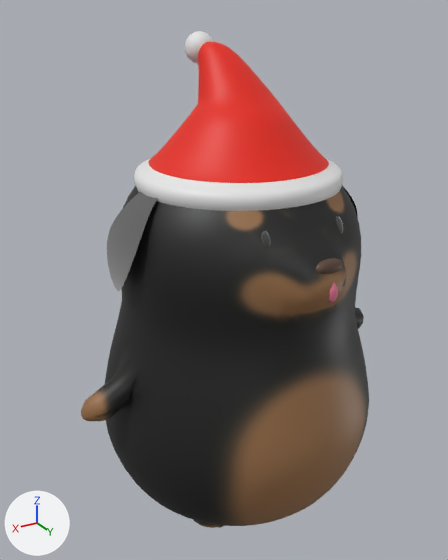
The glTF model assets/thirddog.gltf: old version first, new version second.
Before and after are seen from a 50 mm camera at (0.688, 1.085, 1.065) aimed at (0.004, -0.055, 0.495). Lighting does not change. The marker at lower left points along +X, +Y and +Z. Vertices at the same position are counted once.
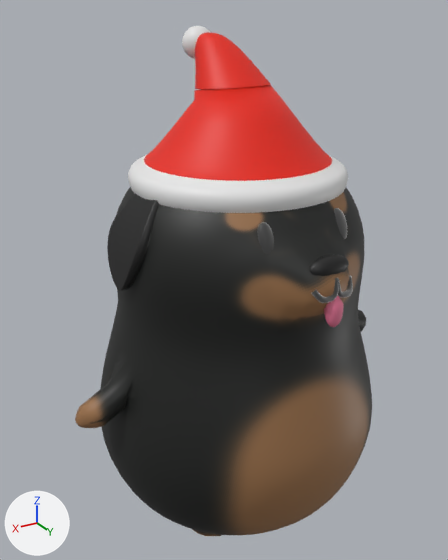
Where the change shows, as pixel boxes (x1, y1, x2, y2) in the pictures (448 x 560 px):
```json
{"object": "Sphere", "change": "moved, rescaled", "before": [81, 186, 369, 528], "after": [75, 187, 372, 536]}
{"object": "Circle", "change": "reshaped, moved, rescaled", "before": [134, 90, 343, 211], "after": [128, 85, 348, 213]}
{"object": "Circle.001", "change": "moved, rescaled", "before": [198, 42, 269, 95], "after": [195, 32, 270, 89], "on screen": "7% taller"}
{"object": "Plane.002", "change": "reshaped, rescaled", "before": [107, 192, 158, 291], "after": [107, 193, 159, 291]}
{"object": "Sphere.001", "change": "moved", "before": [185, 31, 214, 64], "after": [182, 26, 210, 59]}
{"object": "Cube.002", "change": "rescaled", "before": [316, 258, 343, 274], "after": [309, 255, 349, 276]}
{"object": "Cube.001", "change": "rescaled", "before": [261, 231, 271, 249], "after": [257, 222, 274, 254]}
{"object": "Cube", "change": "rescaled", "before": [336, 217, 343, 234], "after": [334, 208, 347, 239]}
{"part": 1, "of": "me_circle", "change": "added", "after": [128, 85, 348, 213]}
{"part": 2, "of": "me_plane_003", "change": "added", "after": [122, 201, 159, 290], "on screen": "black"}
{"part": 3, "of": "me_plane_003", "change": "recoloured", "before": [107, 192, 158, 291], "after": [107, 193, 157, 291], "on screen": "grey to black"}
```

The change, as JSON lines over the scene's bpy script:
```json
{"block": "me_circle", "where": "# used by ob_circle; location = (0.0, 0.013, 0.82); scale = (0.357, 0.357, 0.357)"}
{"op": "remove", "block": "me_circle", "code": "me_circle.from_pydata(...)  # 2797 vertices, 5112 faces; spans x -0.611..0.607, y -0.658..0.56, z -0.241..0.528"}
{"op": "add", "block": "me_circle", "code": "me_circle.from_pydata(...)  # 5594 vertices, 11400 faces; spans x -0.621..0.617, y -0.668..0.57, z -0.244..0.538"}
{"block": "me_circle", "change": "me_circle part 1: 2377 vertices added at x -0.621..0.617, y -0.668..0.57, z -0.244..0.296"}
{"block": "me_plane_003", "where": "# used by ob_plane_002; location = (0.303, -0.156, 0.458); rotation_euler = (0.0, 1.55, 0.0), in degrees (0, 89, 0); scale = (0.0617, 0.0617, 0.0617)"}
{"op": "remove", "block": "me_plane_003", "code": "me_plane_003.from_pydata(...)  # 561 vertices, 1024 faces; spans x -4.83..-1.6, y 1.48..3.69, z -1.62..-0.2"}
{"op": "add", "block": "me_plane_003", "code": "me_plane_003.from_pydata(...)  # 1122 vertices, 2240 faces; spans x -4.83..-1.6, y 1.48..3.69, z -1.81..-0.2"}
{"block": "me_plane_003", "change": "me_plane_003 part 2: 561 vertices added at x -4.53..-1.63, y 1.48..3.69, z -1.81..-0.56"}
{"block": "me_plane_003", "change": "me_plane_003 part 3: 1024 faces spanning x -4.83..-1.6, y 1.48..3.69, z -1.62..-0.2 switch from mat_material_003 (black #333333) to mat_material (black #181818)"}
{"op": "set", "path": "ob_circle.location", "old": "(0.0, 0.013, 0.82)", "new": "(0.0, 0.011, 0.824)"}
{"op": "set", "path": "ob_circle.scale", "old": "(0.357, 0.357, 0.357)", "new": "(0.369, 0.369, 0.369)"}
{"op": "set", "path": "ob_circle_001.location", "old": "(0.0, 0.013, 0.82)", "new": "(0.0, 0.013, 0.824)"}
{"op": "set", "path": "ob_circle_001.scale", "old": "(0.357, 0.357, 0.357)", "new": "(0.382, 0.382, 0.382)"}
{"op": "set", "path": "ob_cube.scale", "old": "(0.0209, 0.0209, 0.0209)", "new": "(0.0405, 0.0405, 0.0405)"}
{"op": "set", "path": "ob_cube_001.scale", "old": "(0.0209, 0.0209, 0.0209)", "new": "(0.0402, 0.0402, 0.0402)"}
{"op": "set", "path": "ob_cube_002.scale", "old": "(0.0371, 0.0153, 0.0179)", "new": "(0.0526, 0.0217, 0.0254)"}
{"op": "set", "path": "ob_plane_002.scale", "old": "(0.0617, 0.0617, 0.0617)", "new": "(0.0637, 0.0637, 0.0637)"}
{"op": "set", "path": "ob_sphere.location", "old": "(0.0, 0.0, 0.502)", "new": "(0.0, -0.003, 0.496)"}
{"op": "set", "path": "ob_sphere.scale", "old": "(0.368, 0.368, 0.368)", "new": "(0.38, 0.38, 0.38)"}
{"op": "set", "path": "ob_sphere_001.location", "old": "(0.014, -0.138, 0.999)", "new": "(0.014, -0.145, 1.009)"}
```
